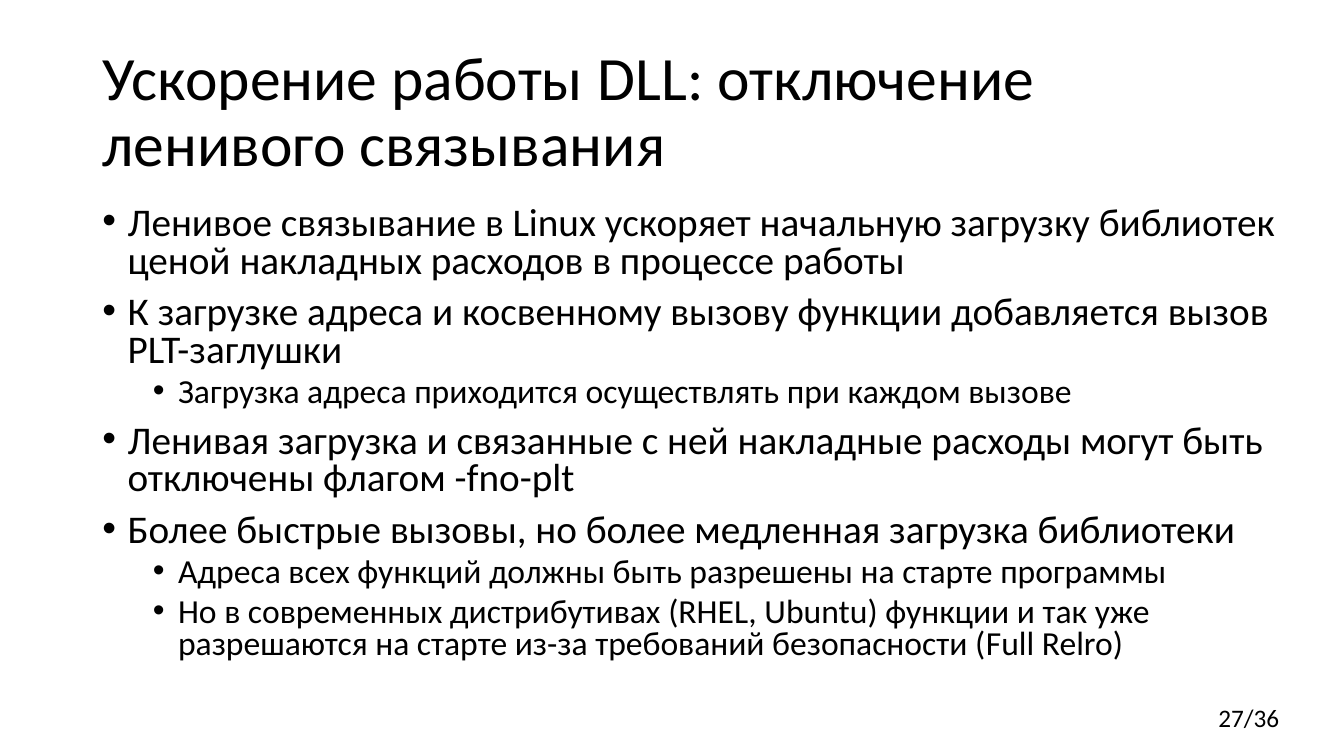
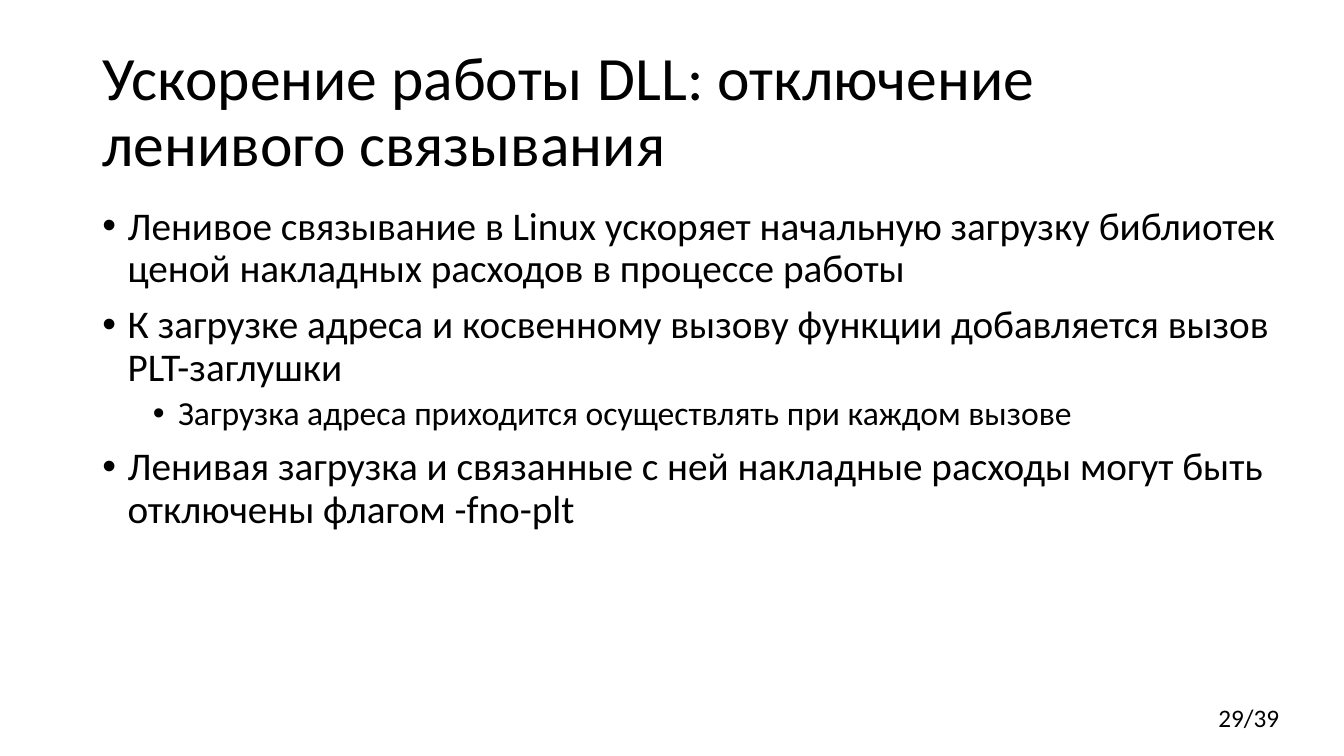
Before and after one commit to yugr/CppRussia, a slide deck: slide 29 of 2024/RU.pptx (slide 27 before the commit). Drawn at 1344x756 pixels with LibreOffice and Linux fonts; fonts in the diff are those of the drawing. Boxes give left, top, right and bottom in pixels: in the first picture for what was removed or moved away, otherwise in the second. Text is boxed around its words. In the diff, an @@ line names an element or a change of style, - is before the commit and + after.

```diff
--- a/2024/RU.pptx
+++ b/2024/RU.pptx
@@ text "Ленивое связывание в Linux ускоряет ..." at <box>128,213,1275,530</box>: line spacing 0.8 to 0.9 @@
@@ text at <box>128,516,1235,661</box>: paragraphs removed @@
-• Более быстрые вызовы, но более медленная загрузка библиотеки
-  • Адреса всех функций должны быть разрешены на старте программы
-  • Но в современных дистрибутивах (RHEL, Ubuntu) функции и так уже разрешаются на старте из-за требований безопасности (Full Relro)
@@ page number at <box>1218,709,1279,728</box>: text changed @@
-27/36
+29/39
```
Also in this commit, not shown: 7 other slides changed, 3 slides added.
